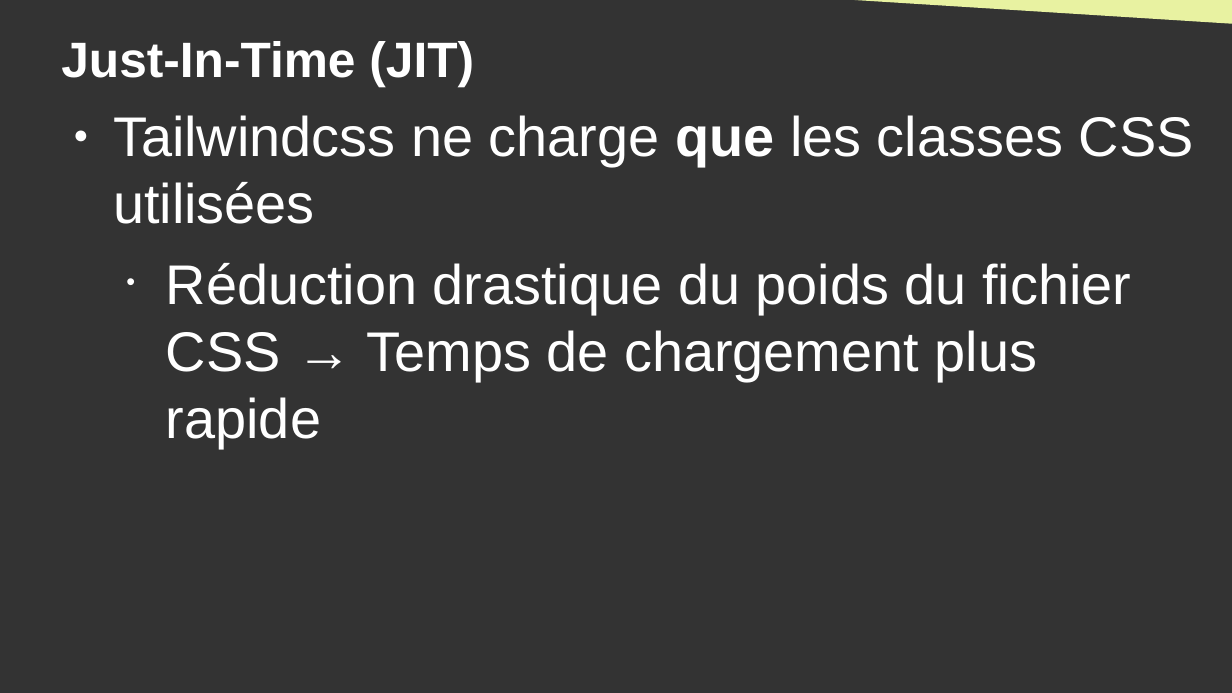
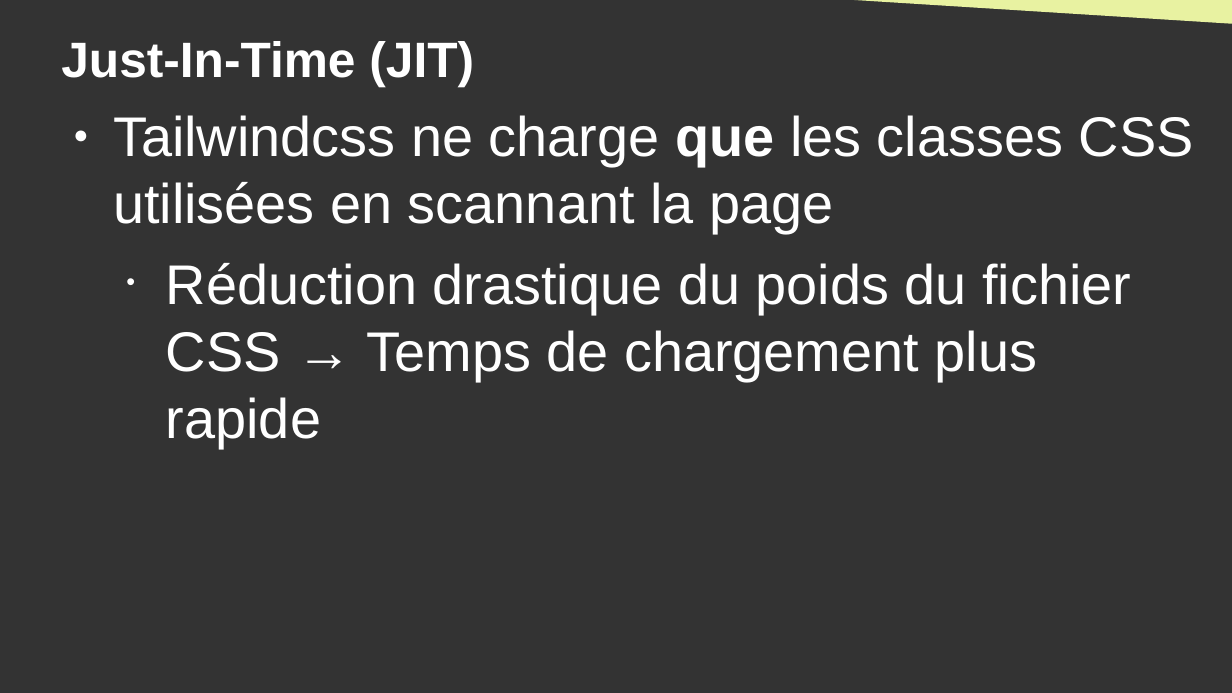
Before and after one commit to DanYellow/cours, a slide deck: slide 13 of integration-web-s2/cours-magistraux/numero-1/presentation.odp (slide 11 before the commit). Drawn at 1232x693 pixels with LibreOffice and Linux fonts; fonts in the diff are those of the drawing. Boxes give left, top, right and bottom in pixels: in the first picture for what was removed or moved away, otherwise in the second. Text is boxed around its words. In the diff, an @@ line names an element or a change of style, - is before the commit and + after.

```diff
--- a/integration-web-s2/cours-magistraux/numero-1/presentation.odp
+++ b/integration-web-s2/cours-magistraux/numero-1/presentation.odp
@@ text at <box>113,115,1194,233</box>: text changed @@
-● Tailwindcss ne charge que les classes CSS utilisées
+● Tailwindcss ne charge que les classes CSS utilisées en scannant la page
```
Also in this commit, not shown: 6 other slides changed, 2 slides added, 1 other file.
